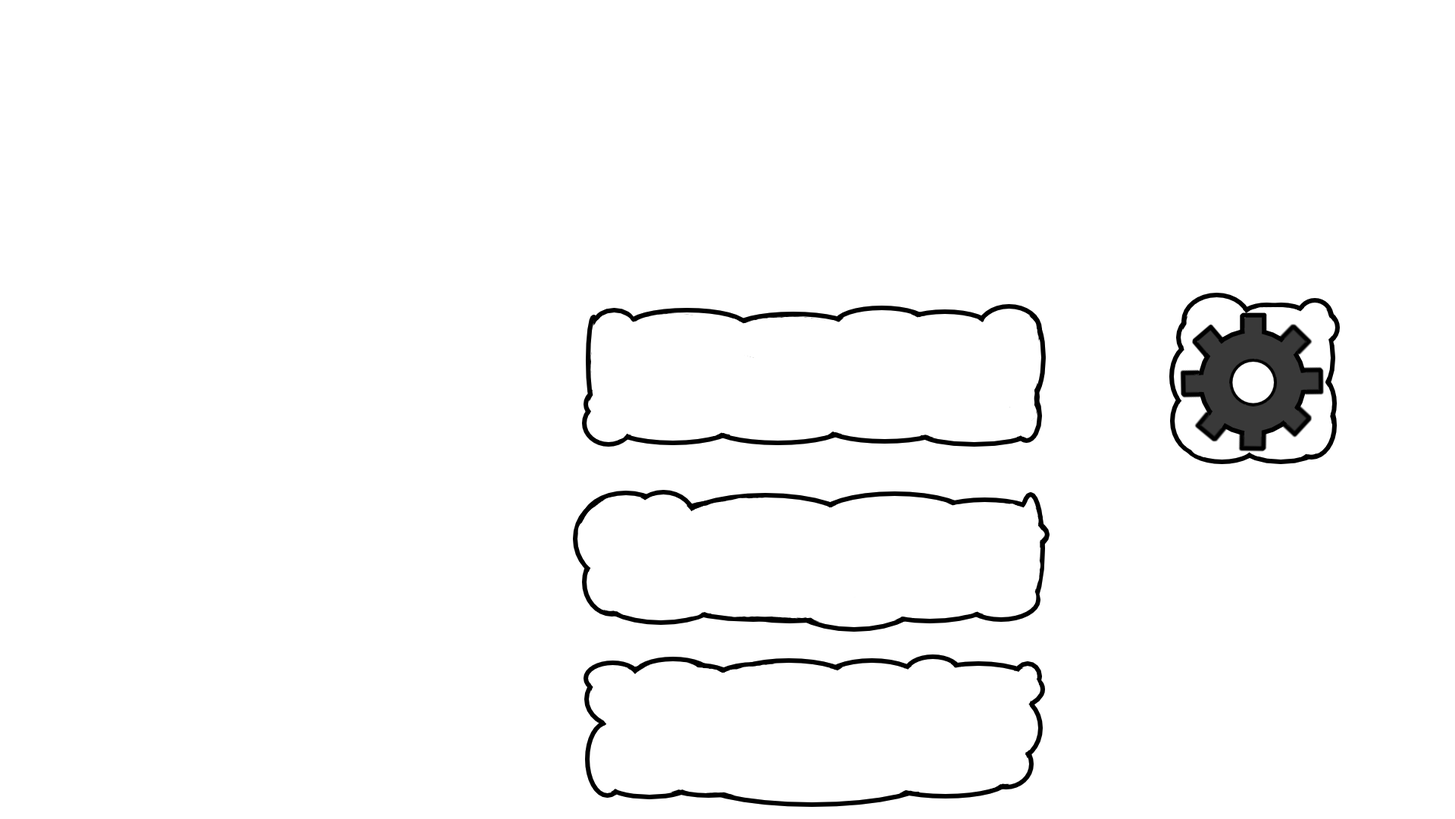
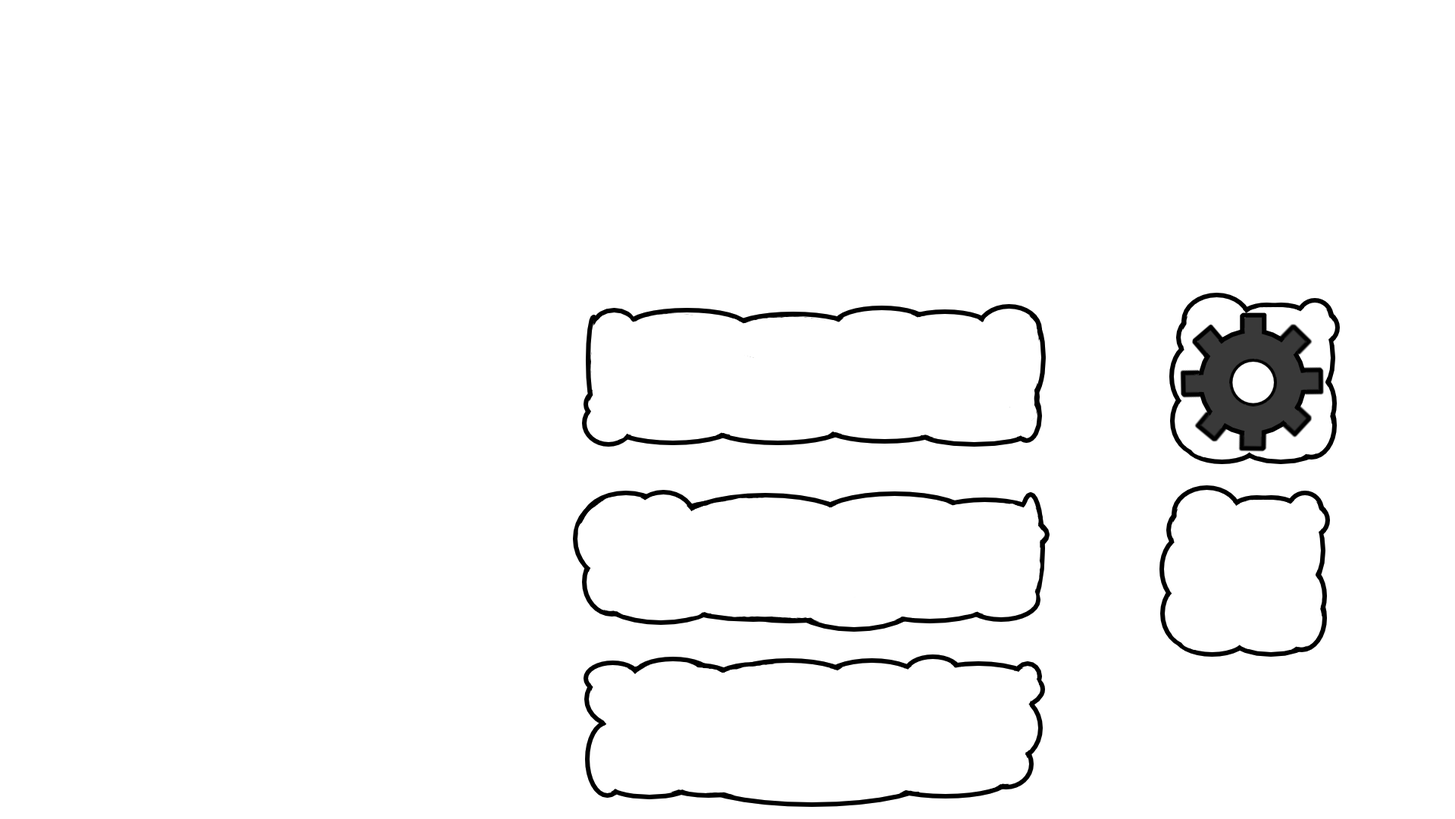
Revision of a layered 1455px x 819px image; what changed, layer by layer:
added group "setting button" (1st of 2) with 5 layers above "setting button" over bbox(1159, 485, 1331, 657)
added layer "contour2" (1st of 5, in "setting button") in group "setting button" over bbox(1159, 485, 1331, 657)
added layer "colour" (2nd of 29, in "setting button") in group "setting button" over bbox(1161, 487, 1327, 655)
